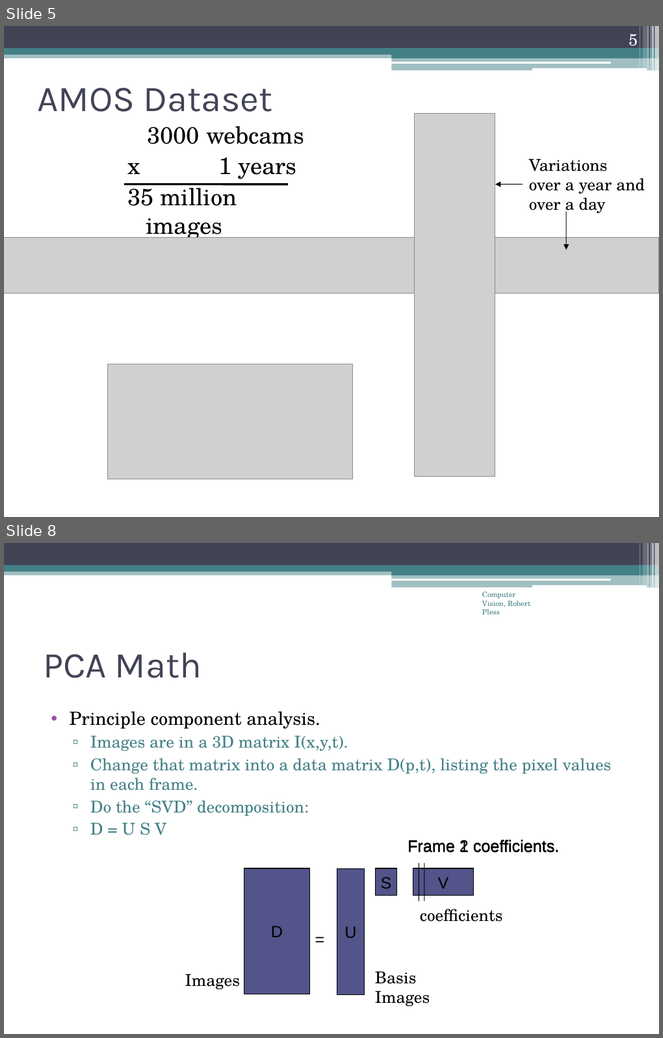
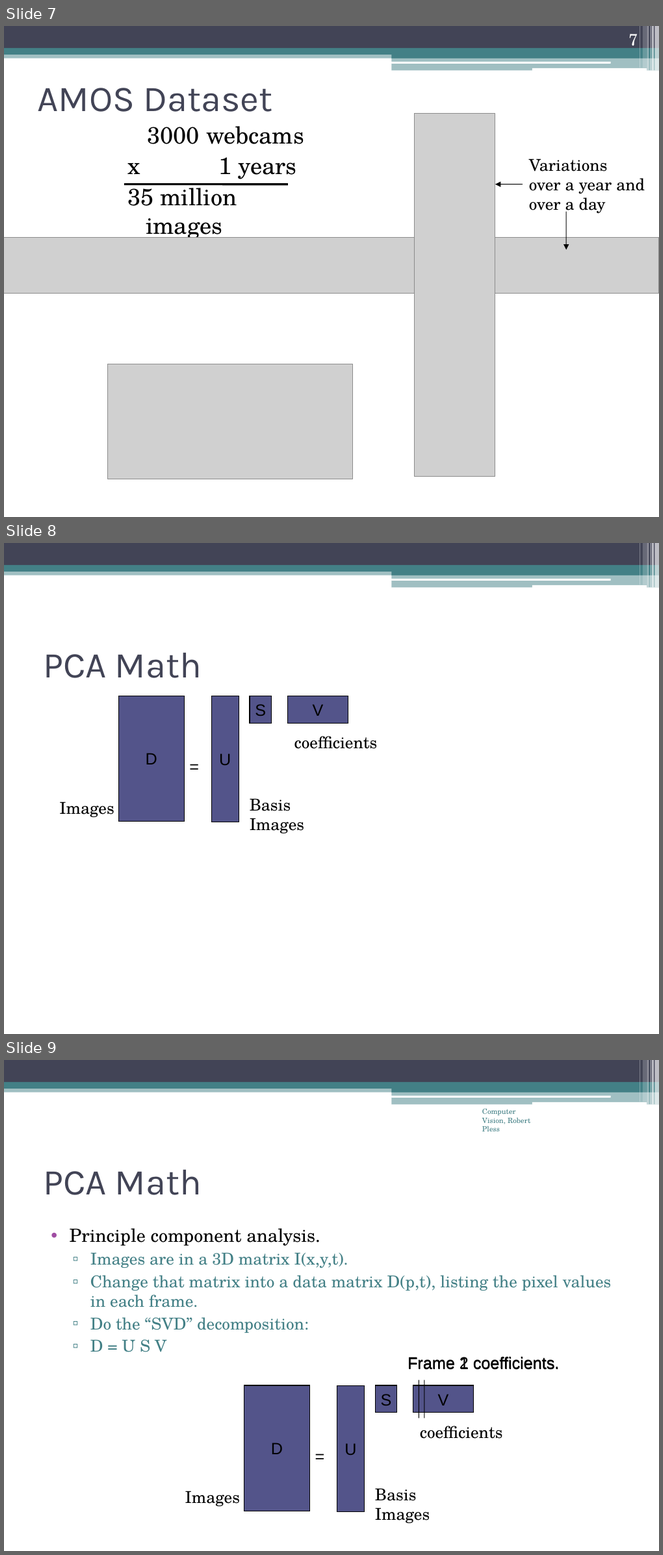
Before and after one commit to dyross/davidrossmastersproject, a slide deck: mastersProject/presentation/visualizationToolsForWebcams.pptx. Shown one above the other, each under a label of ours: slides 5 and 8 before the commit, slides 7, 8 and 9 after it; the slides between them are not shown. The pictures are 663x1038 and 663x1555 pixels, drawn with LibreOffice and Linux fonts; fonts in the diff are those of the drawing; grey boxes stand for pictures. Boxes give left, top, right and bottom in pixels: in the first picture for what was removed or moved away, otherwise in the second. Text is boxed around its words. In the diff, an @@ line names an element or a change of style, - is before the commit and + after.

```diff
--- a/mastersProject/presentation/visualizationToolsForWebcams.pptx
+++ b/mastersProject/presentation/visualizationToolsForWebcams.pptx
@@ slide 8 added at (4, 543, 659, 1034), background #FFFFFF; not listed: 13 template elements that a slide beside it also shows @@
@@ title added at (43, 653, 202, 678), 40 pt, text #424456 @@
+PCA Math
@@ rectangle added at (118, 696, 184, 821), fill #53548A, outline #000000 0.75 pt, 18 pt, text #000000 @@
+D
@@ rectangle added at (212, 696, 239, 822), fill #53548A, outline #000000 0.75 pt, 18 pt, text #000000 @@
+U
@@ rectangle added at (250, 696, 271, 723), fill #53548A, outline #000000 0.75 pt, 18 pt, text #000000 @@
+S
@@ rectangle added at (287, 696, 348, 723), fill #53548A, outline #000000 0.75 pt, 18 pt, text #000000 @@
+V
@@ text added at (295, 736, 378, 749), 18 pt, text #000000 @@
+coefficients
@@ text added at (183, 754, 206, 780), 18 pt, text #000000 @@
+=
@@ text added at (59, 802, 114, 817), 18 pt, text #000000 @@
+Images
@@ text added at (250, 798, 304, 834), 18 pt, text #000000 @@
+Basis Images
@@ what was slide 5 is now slide 7 @@
@@ page number at (629, 34, 638, 51): text changed @@
-5
+7
@@ what was slide 8 is now slide 9 @@
```
Also in this commit, not shown: 7 slides changed, 8 other slides added, 6 slides removed, 8 other files.
